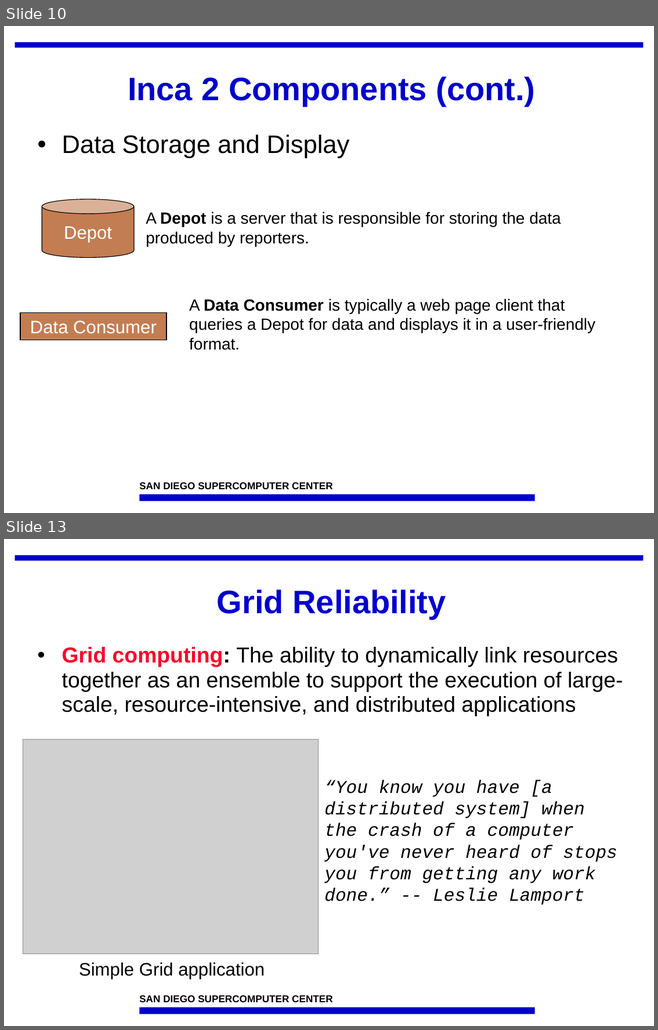
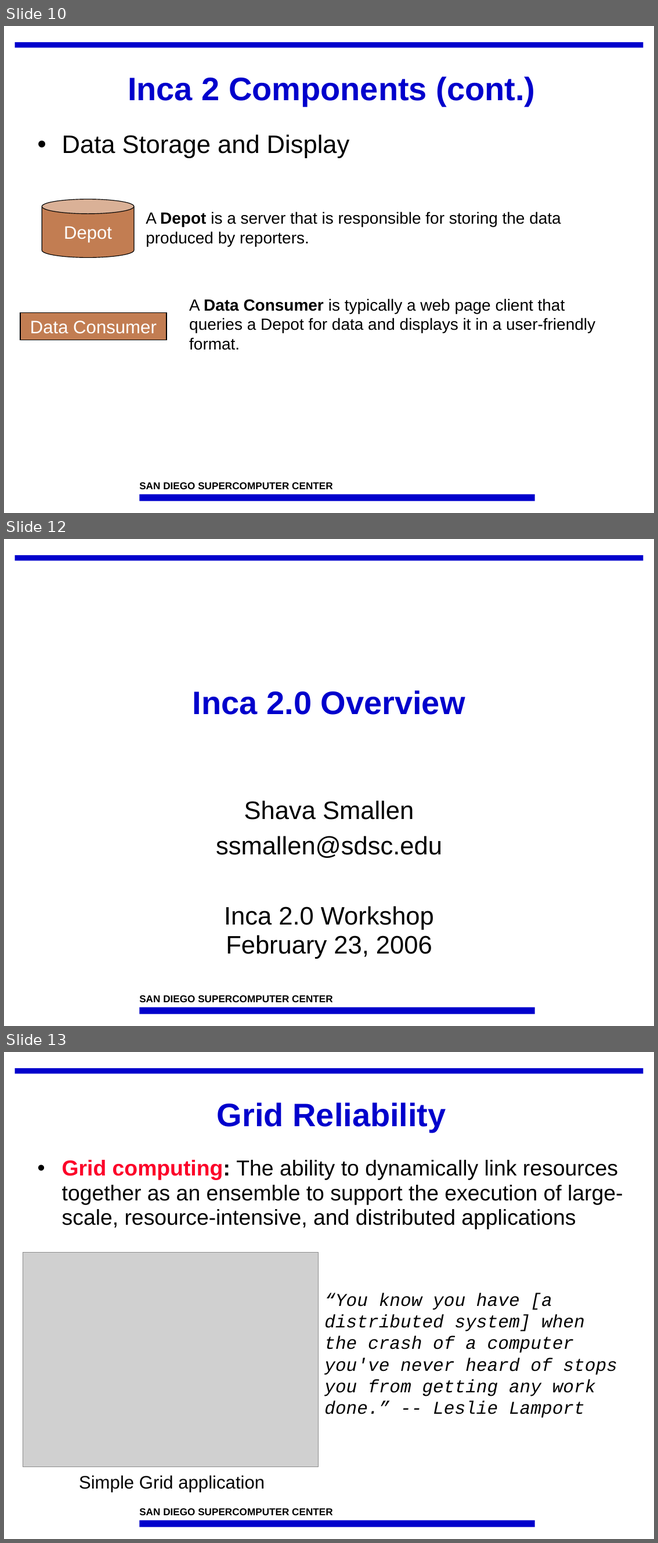
Before and after one commit to IncaProject/inca-xsede, a slide deck: talks/feb-06-workshop/overview.ppt. Shown one above the other, each under a label of ours: slides 10 and 13 before the commit, slides 10, 12 and 13 after it; the slides between them are not shown. The pictures are 658x1030 and 658x1543 pixels, drawn with LibreOffice and Linux fonts; fonts in the diff are those of the drawing; grey boxes stand for pictures; background and template pictures are left out. Boxes give left, top, right and bottom in pixels: in the first picture for what was removed or moved away, otherwise in the second. Text is boxed around its words. In the diff, an @@ line names an element or a change of style, - is before the commit and + after.

```diff
--- a/talks/feb-06-workshop/overview.ppt
+++ b/talks/feb-06-workshop/overview.ppt
@@ slide 12 added at [4, 539, 654, 1026], background #FFFFFF; not listed: 3 template elements that a slide beside it also shows @@
@@ title added at [192, 690, 465, 715], 36 pt, text #0000CC, bold @@
+Inca 2.0 Overview
@@ subtitle added at [216, 801, 442, 959], 28 pt, text #000000 @@
+Shava Smallen
+ssmallen@sdsc.edu
+Inca 2.0 Workshop
+February 23, 2006
```
Also in this commit, not shown: 5 slides changed, 1 slide removed.
